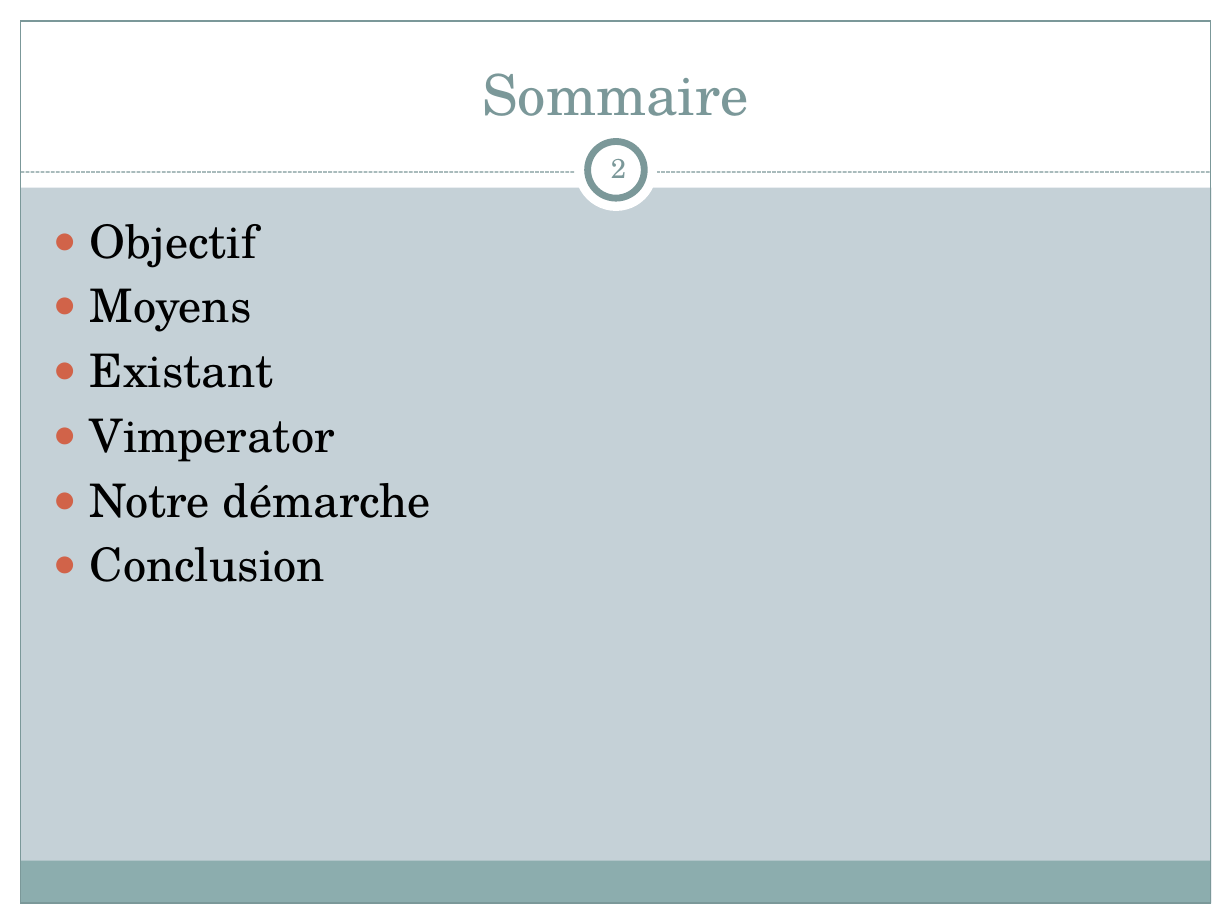
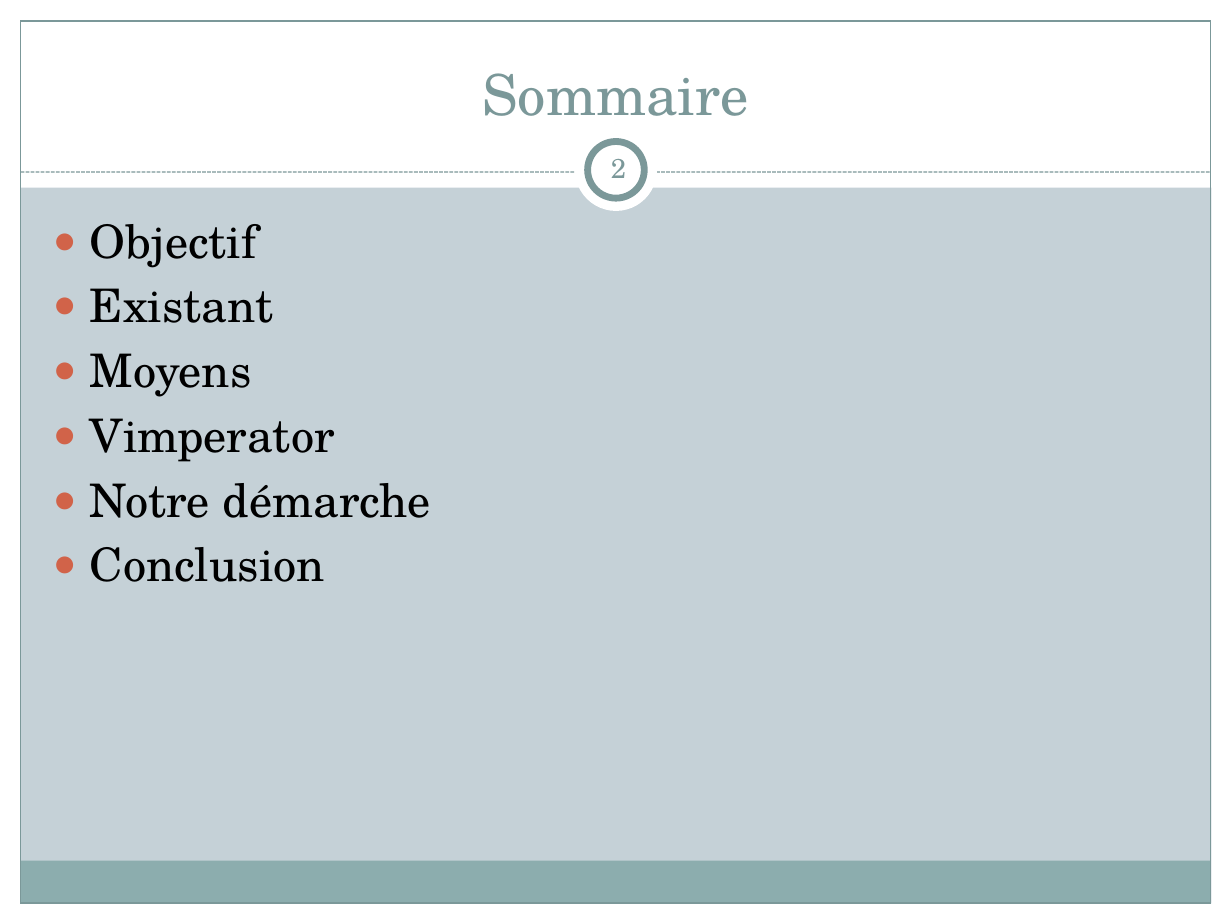
Before and after one commit to nicolasrn/pjtsyntshnr, a slide deck: slide 2 of wiki/HandiFox.pptx. Drawn at 1232x924 pixels with LibreOffice and Linux fonts; fonts in the diff are those of the drawing. Boxes give left, top, right and bottom in pixels: in the first picture for what was removed or moved away, otherwise in the second. Text is boxed around its words. In the diff, an @@ line names an element or a change of style, - is before the commit and + after.

```diff
--- a/wiki/HandiFox.pptx
+++ b/wiki/HandiFox.pptx
@@ text at bbox=[90, 288, 274, 323]: paragraph added @@
+● Existant
@@ text at bbox=[90, 353, 274, 388]: paragraph removed @@
-● Existant
```
